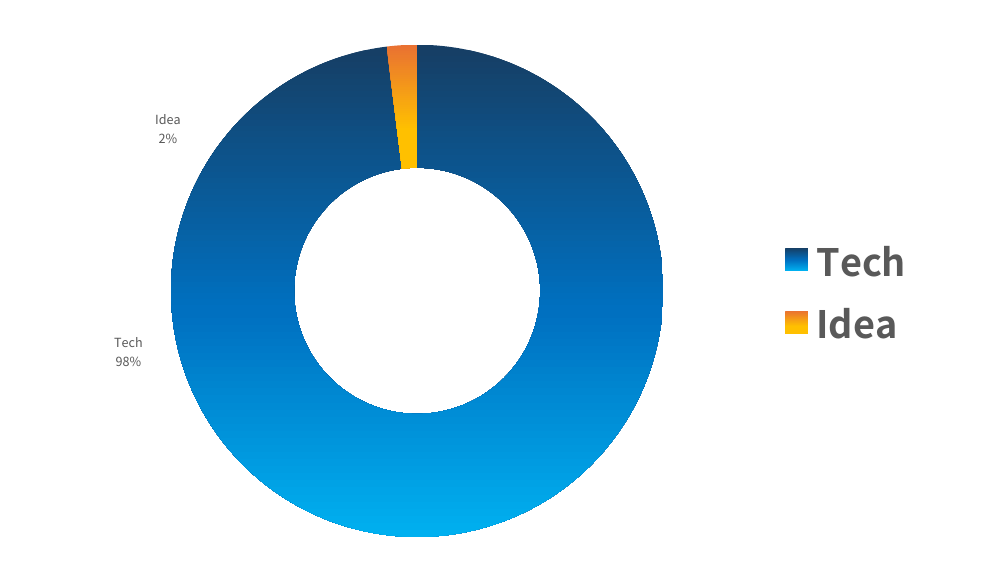
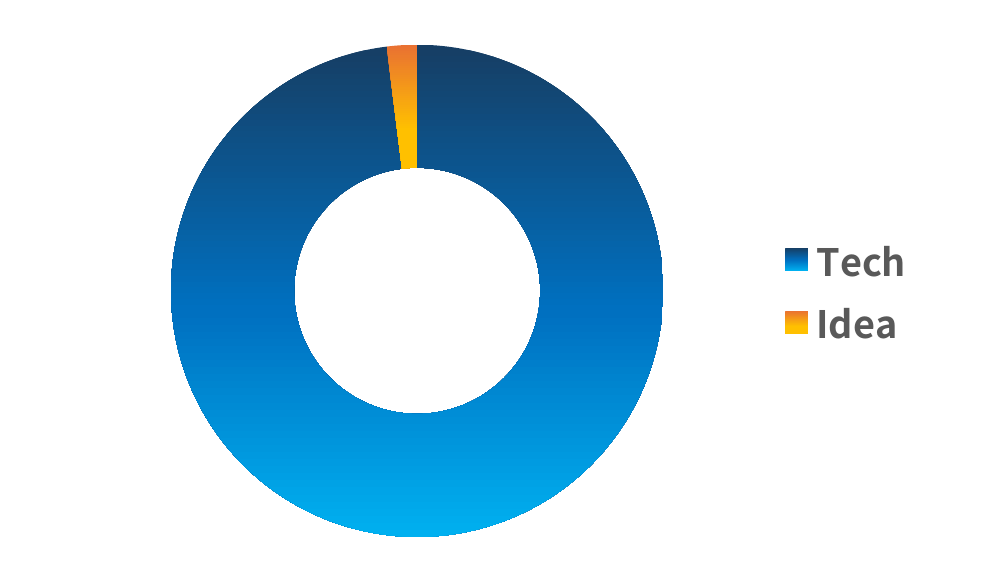
Before and after one commit to 07JP27/zenn-content, a slide deck: slide 4 of images/ms-pub-2023-looking-back/summary.pptx. Drawn at 1008x567 pixels with LibreOffice and Linux fonts; fonts in the diff are those of the drawing; background and template pictures are left out. Boxes give left, top, right and bottom in pixels: in the first picture for what was removed or moved away, otherwise in the second. Text is boxed around its words. In the diff, an @@ line names an element or a change of style, - is before the commit and + after.

```diff
--- a/images/ms-pub-2023-looking-back/summary.pptx
+++ b/images/ms-pub-2023-looking-back/summary.pptx
@@ doughnut chart at <box>61,34,925,547</box> @@
@@ data labels of Series 1 removed @@
```
Also in this commit, not shown: 1 slide added, 1 other file.
